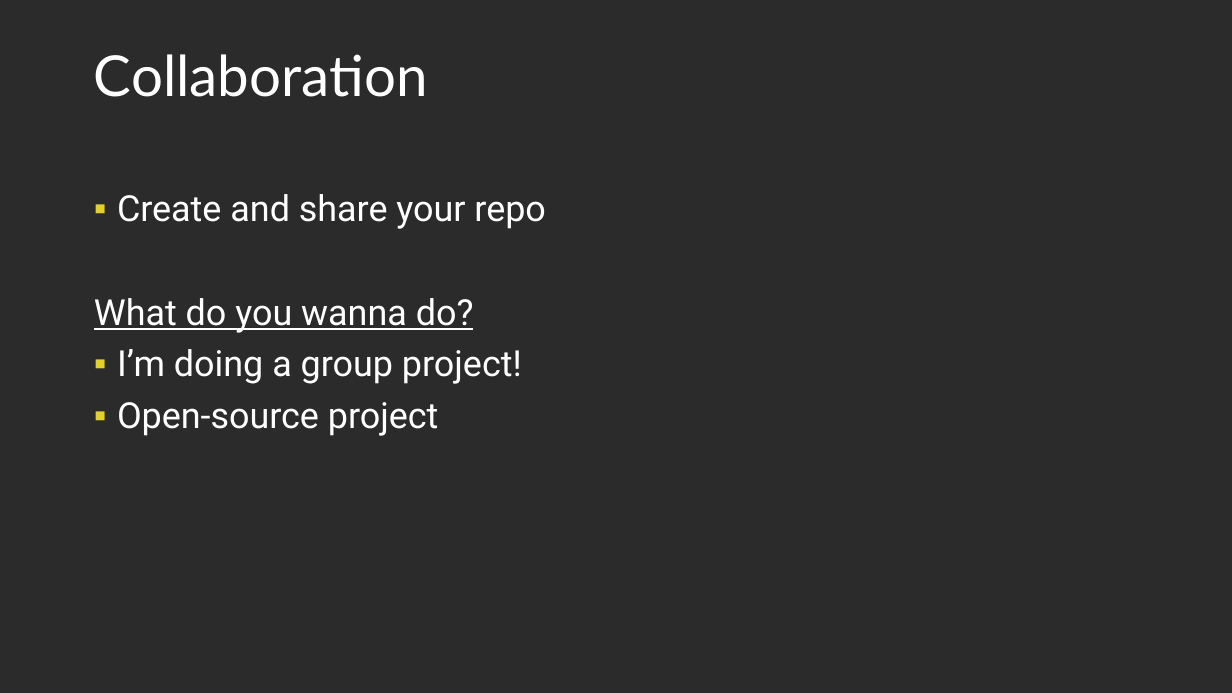
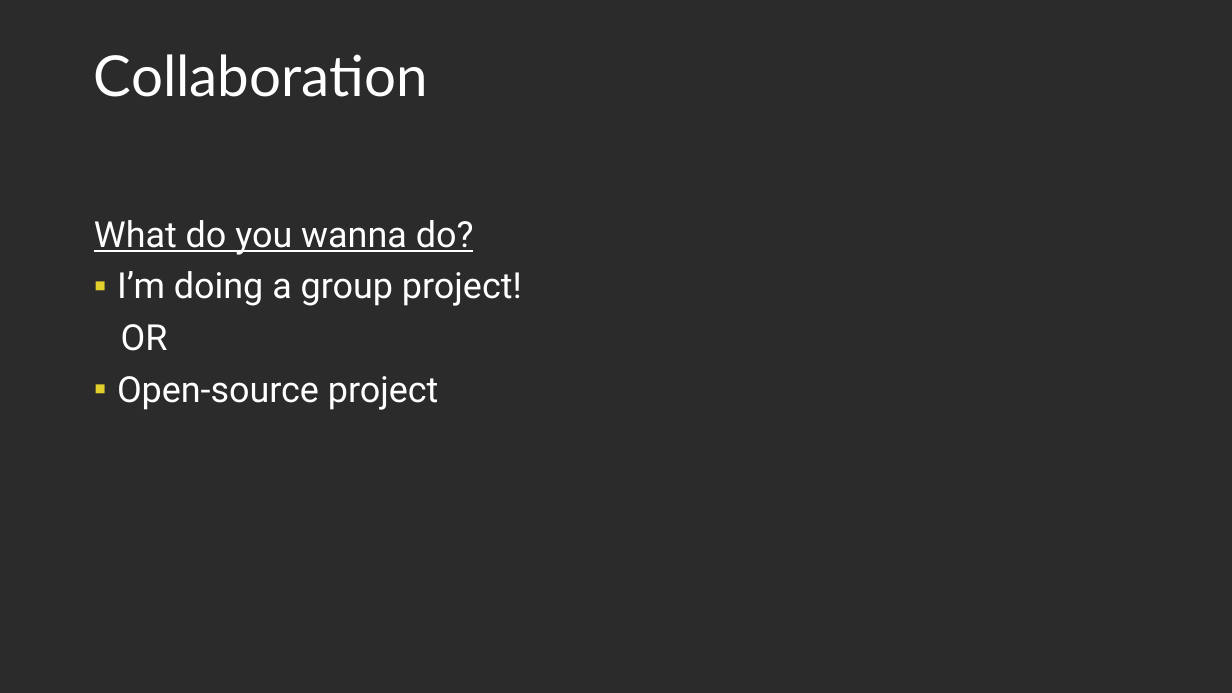
Before and after one commit to Light2Dark/git_tutorial, a slide deck: slide 18 of Git and Github.pptx (slide 15 before the commit). Drawn at 1232x693 pixels with LibreOffice and Linux fonts; fonts in the diff are those of the drawing; background and template pictures are left out; a plain dark background stands for a picture behind light text. Boxes give left, top, right and bottom in pixels: in the first picture for what was removed or moved away, otherwise in the second. Text is boxed around its words. In the diff, an @@ line names an element or a change of style, - is before the commit and + after.

```diff
--- a/Git and Github.pptx
+++ b/Git and Github.pptx
@@ text at (x1=117, y1=194, x2=545, y2=229): paragraph removed @@
-▪ Create and share your repo
@@ text "What do you wanna do?" moved from (x1=94, y1=194, x2=545, y2=436) to (x1=94, y1=220, x2=522, y2=410) @@
@@ text at (x1=121, y1=324, x2=168, y2=351): paragraph added @@
+OR
```
Also in this commit, not shown: 14 other slides changed, 2 slides added.
